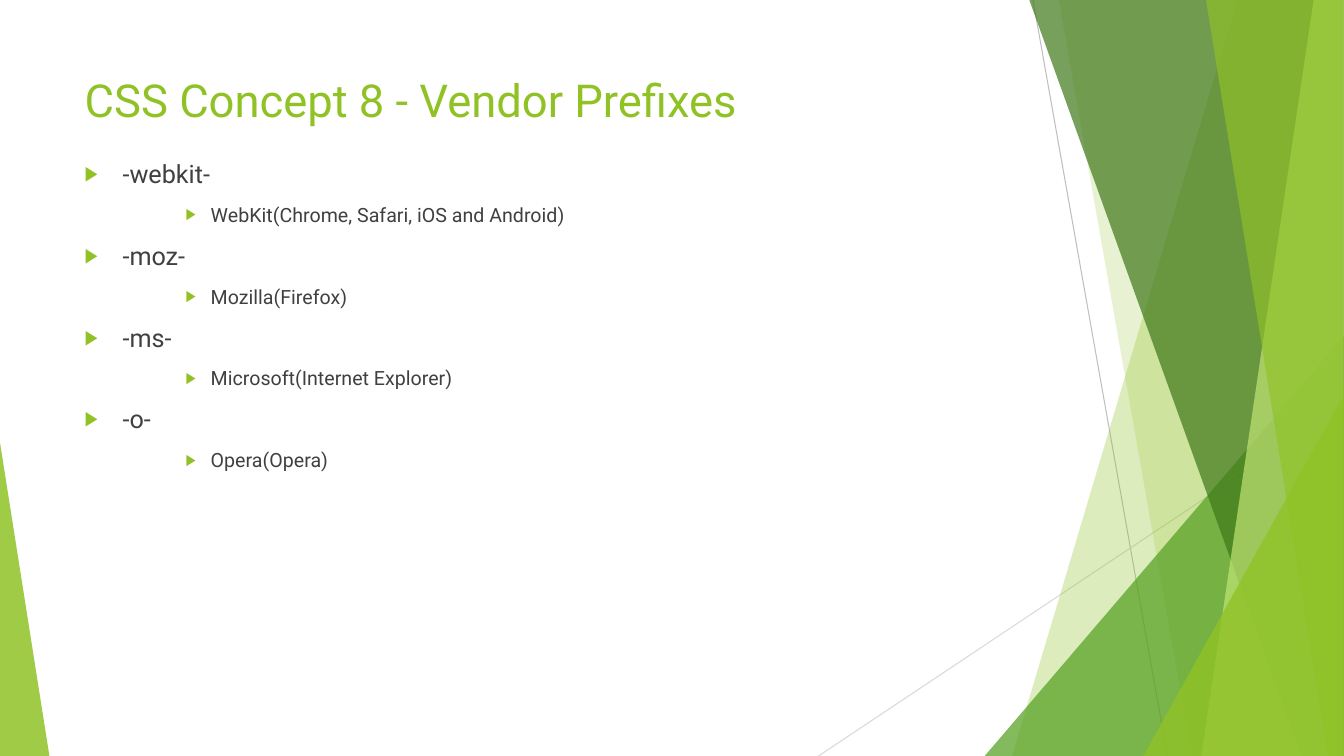
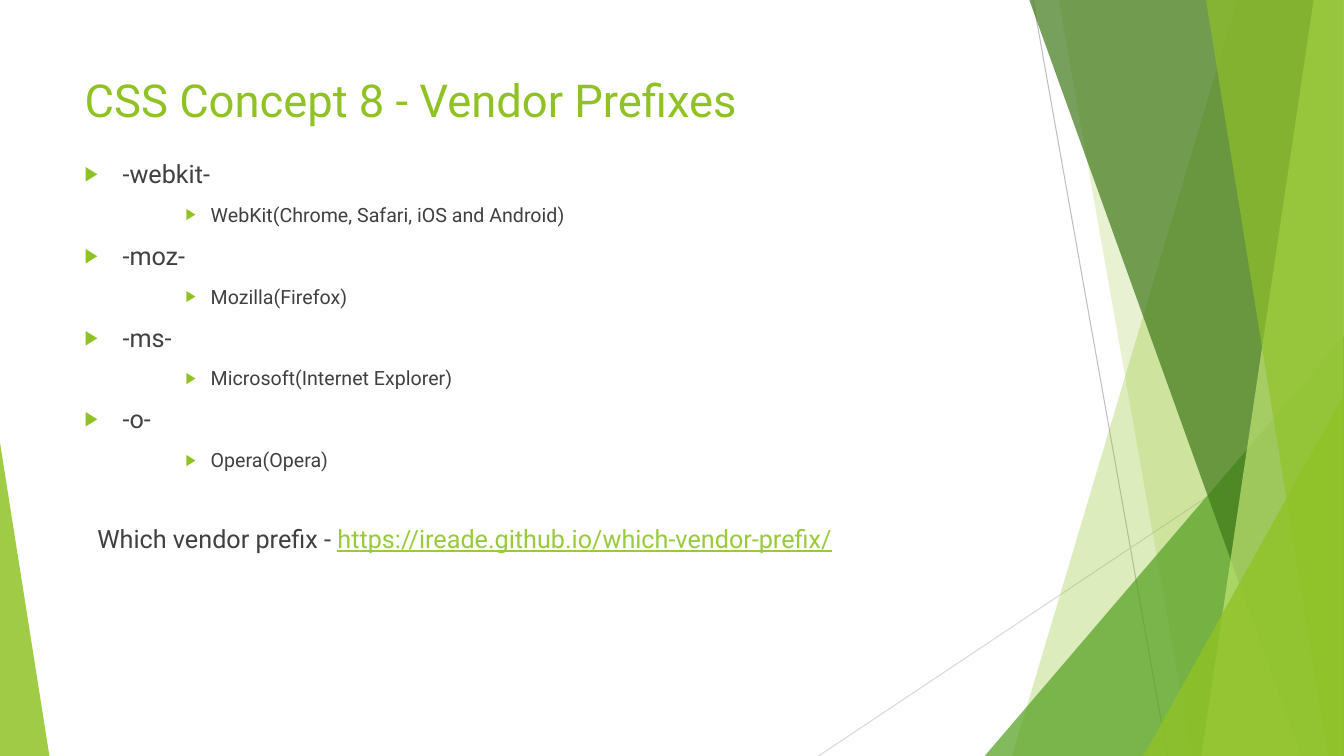
Before and after one commit to anumsh/Introduction-To-CSS, a slide deck: slide 37 of Introduction-to-CSS.pptx. Drawn at 1344x756 pixels with LibreOffice and Linux fonts; fonts in the diff are those of the drawing. Boxes give left, top, right and bottom in pixels: in the first picture for what was removed or moved away, otherwise in the second. Text is boxed around its words. In the diff, an @@ line names an element or a change of style, - is before the commit and + after.

Commit message:
edit: Add link in vendor prefixes

```diff
--- a/Introduction-to-CSS.pptx
+++ b/Introduction-to-CSS.pptx
@@ text at <box>97,529,831,554</box>: paragraph added @@
+Which vendor prefix - https://ireade.github.io/which-vendor-prefix/
```
